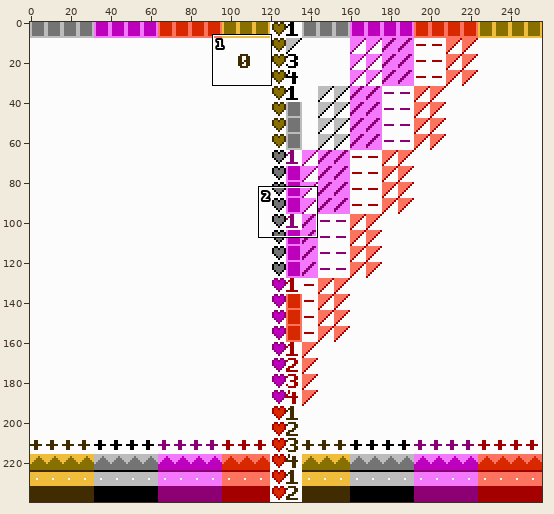
Edited in one commit: sprite sheet (build/screenshot.png). Above: a wide view before the commit, with the close-up outlined.
Close-up. Before:
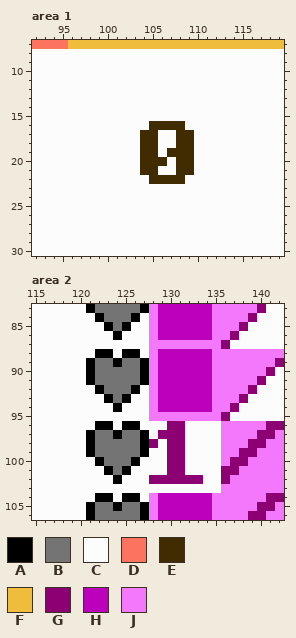
The file is 256x240 pixels. Shown: area 1: x 92..119, y 7..30; area 2: x 115..142, y 83..106.
Palette (. is transparent): A #000000  B #747474  C #fcfcfc  D #fc7460  E #402c00  F #f0bc3c  G #8c0074  H #bc00bc  J #f478fc
Pixels before, area 1, first column x 92:
 7 DDDDFFFFFFFFFFFFFFFFFFFFFFFF
 8 CCCCCCCCCCCCCCCCCCCCCCCCCCCC
 9 CCCCCCCCCCCCCCCCCCCCCCCCCCCC
10 CCCCCCCCCCCCCCCCCCCCCCCCCCCC
11 CCCCCCCCCCCCCCCCCCCCCCCCCCCC
12 CCCCCCCCCCCCCCCCCCCCCCCCCCCC
13 CCCCCCCCCCCCCCCCCCCCCCCCCCCC
14 CCCCCCCCCCCCCCCCCCCCCCCCCCCC
15 CCCCCCCCCCCCCCCCCCCCCCCCCCCC
16 CCCCCCCCCCCCCEEEECCCCCCCCCCC
17 CCCCCCCCCCCCEECCEECCCCCCCCCC
18 CCCCCCCCCCCCEECCEECCCCCCCCCC
19 CCCCCCCCCCCCEECEEECCCCCCCCCC
20 CCCCCCCCCCCCEEECEECCCCCCCCCC
21 CCCCCCCCCCCCEECCEECCCCCCCCCC
22 CCCCCCCCCCCCCEEEECCCCCCCCCCC
23 CCCCCCCCCCCCCCCCCCCCCCCCCCCC
24 CCCCCCCCCCCCCCCCCCCCCCCCCCCC
25 CCCCCCCCCCCCCCCCCCCCCCCCCCCC
26 CCCCCCCCCCCCCCCCCCCCCCCCCCCC
27 CCCCCCCCCCCCCCCCCCCCCCCCCCCC
28 CCCCCCCCCCCCCCCCCCCCCCCCCCCC
29 CCCCCCCCCCCCCCCCCCCCCCCCCCCC
30 CCCCCCCCCCCCCCCCCCCCCCCCCCCC
Pixels before, area 2, first column x 115:
 83 CCCCCCABBBBBAJHHHHHHJJJJJGCC
 84 CCCCCCCABBBACJHHHHHHJJJJGCCC
 85 CCCCCCCCABACCJHHHHHHJJJGCCCC
 86 CCCCCCCCCACCCJHHHHHHJJGCCCCC
 87 CCCCCCCCCCCCCJJJJJJJJGCCCCCC
 88 CCCCCCCAACAACJHHHHHHJJJJJJJJ
 89 CCCCCCABBABBAJHHHHHHJJJJJJJG
 90 CCCCCCABBBBBAJHHHHHHJJJJJJGC
 91 CCCCCCABBBBBAJHHHHHHJJJJJGCC
 92 CCCCCCCABBBACJHHHHHHJJJJGCCC
 93 CCCCCCCCABACCJHHHHHHJJJGCCCC
 94 CCCCCCCCCACCCJHHHHHHJJGCCCCC
 95 CCCCCCCCCCCCCJJJJJJJJGCCCCCC
 96 CCCCCCCAACAACCCGGCCCCJJJJJGG
 97 CCCCCCABBABBACGGGCCCCJJJJGGJ
 98 CCCCCCABBBBBAGCGGCCCCJJJGGJJ
 99 CCCCCCABBBBBACCGGCCCCJJGGJJJ
100 CCCCCCCABBBACCCGGCCCCJGGJJJJ
101 CCCCCCCCABACCCCGGCCCCGGJJJJJ
102 CCCCCCCCCACCCGGGGGGCCGJJJJJJ
103 CCCCCCCCCCCCCCCCCCCCCJJJJJJJ
104 CCCCCCCAACAACJHHHHHHJJJJJJGG
105 CCCCCCABBABBAJHHHHHHJJJJJGGJ
106 CCCCCCABBBBBAJHHHHHHJJJJGGJJ
The result:
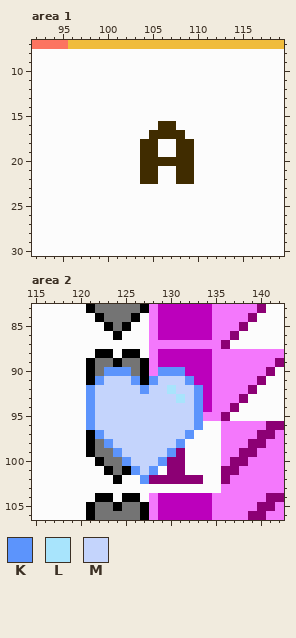
Colours new in this view: K #5c94fc  L #a8e4fc  M #c4d4fc
Difference:
Area 1:
Colour C replaces colour E in row 16 at x 105 and 108; in row 17 at x 104 and 109; in row 19 at x 107; in row 22 at x 106 to 107.
Colour E replaces colour C in row 17 at x 106 to 107; in row 20 at x 107; in row 22 at x 104 and 109.
Area 2:
Colour K replaces colour B in row 90 at x 123 to 125; in row 91 at x 122 and 126; in row 97 at x 122; in row 98 at x 123; in row 99 at x 124; in row 100 at x 125.
Colour K replaces colour C in row 92 at x 121 and 127; in rows 93 to 95 at x 121; in row 96 at x 121 and 133; in row 97 at x 132; in row 100 at x 129; in row 101 at x 126 and 128.
Colour K replaces colour C in row 102 at x 127.
Colour K replaces colour G in row 98 at x 131; in row 99 at x 130.
Colour K replaces colour H in row 90 at x 129 to 131; in row 91 at x 132; in rows 92 to 94 at x 133.
Colour K replaces colour J in row 91 at x 128; in row 95 at x 133.
Colour L replaces colour H in row 92 at x 130; in row 93 at x 131.
Colour M replaces colour A in row 92 at x 122 and 126; in row 93 at x 123 and 125; in row 94 at x 124; in row 96 at x 122 to 123 and 125 to 126; in row 97 at x 124 and 127; in rows 98 to 99 at x 127.
Colour M replaces colour A in row 100 at x 126.
Colour M replaces colour B in rows 91 to 92 at x 123 to 125; in row 93 at x 124; in row 97 at x 123 and 125 to 126; in row 98 at x 124 to 126; in row 99 at x 125 to 126.
Colour M replaces colour C in row 93 at x 122 and 126 to 127; in row 94 at x 122 to 123 and 125 to 127; in row 95 at x 122 to 127; in row 96 at x 124, 127 to 129 and 132; in row 97 at x 128; in row 98 at x 129.
Colour M replaces colour C in row 99 at x 128 to 129; in row 100 at x 127 to 128; in row 101 at x 127.
Colour M replaces colour G in row 96 at x 130 to 131; in row 97 at x 129 to 131; in row 98 at x 128 and 130.
Colour M replaces colour H in row 91 at x 129 to 131; in row 92 at x 129 and 131 to 132; in row 93 at x 129 to 130 and 132; in row 94 at x 129 to 132.
Colour M replaces colour J in rows 92 to 94 at x 128; in row 95 at x 128 to 132.
